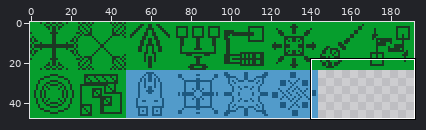
One commit to this sprite sheet: public/images/game/td/towers.png. The first picture is a wide view before the edit; the outline marks the close-up.
Close-up. Old version:
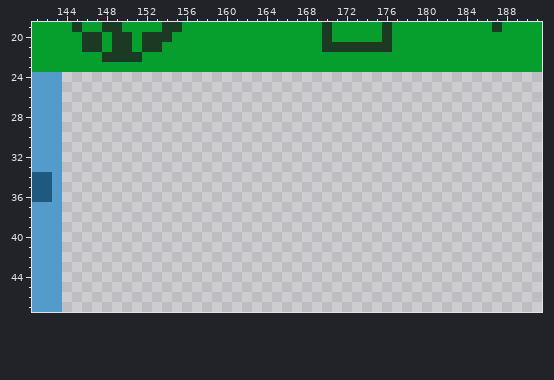
The file is 192x48 pixels. Shown: x 141..191, y 19..47.
New version:
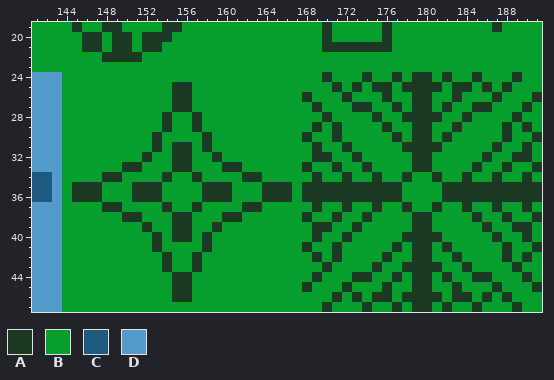
Palette (. is transparent): A #1c3923  B #069e2d  C #1e5980  D #529bca
Changes in this commit:
Changed rows in their new state; - is an unchanged pixel.
first column x 144:
24 BBBBBBBBBBBBBBBBBBBBBBBBBBABBBABBABAABABBABBBABB
25 BBBBBBBBBBBAABBBBBBBBBBBBBBABABAABAAAABAABABABBB
26 BBBBBBBBBBBAABBBBBBBBBBBABBBABBBABBAABBABBBABBBA
27 BBBBBBBBBBBAABBBBBBBBBBBBABBBAABBABAABABBAABBBAB
28 BBBBBBBBBBABBABBBBBBBBBBBBABBBBABBAAAABBABBBBABB
29 BBBBBBBBBBABBABBBBBBBBBBBABABBBBABBAABBABBBBABAB
30 BBBBBBBBBABBBBABBBBBBBBBABBABBBBBABAABABBBBBABBA
31 BBBBBBBBBABAABABBBBBBBBBBABBABBBBBAAAABBBBBABBAB
32 BBBBBBBBABBAABBABBBBBBBBBAABBABBBBBAABBBBBABBAAB
33 BBBBBBAABBBAABBBAABBBBBBABBABBABBBBAABBBBABBABBA
34 BBBBAABBBBABBABBBBAABBBBBABBABBABBABBABBABBABBAB
35 BAAABBBAAABBBBAAABBBAAABAAAAAAAAAABBBBAAAAAAAAAA
36 BAAABBBAAABBBBAAABBBAAABAAAAAAAAAABBBBAAAAAAAAAA
37 BBBBAABBBBABBABBBBAABBBBBABBABBABBABBABBABBABBAB
38 BBBBBBAABBBAABBBAABBBBBBABBABBABBBBAABBBBABBABBA
39 BBBBBBBBABBAABBABBBBBBBBBAABBABBBBBAABBBBBABBAAB
40 BBBBBBBBBABAABABBBBBBBBBBABBABBBBBAAAABBBBBABBAB
41 BBBBBBBBBABBBBABBBBBBBBBABBABBBBBABAABABBBBBABBA
42 BBBBBBBBBBABBABBBBBBBBBBBABABBBBABBAABBABBBBABAB
43 BBBBBBBBBBABBABBBBBBBBBBBBABBBBABBAAAABBABBBBABB
44 BBBBBBBBBBBAABBBBBBBBBBBBABBBAABBABAABABBAABBBAB
45 BBBBBBBBBBBAABBBBBBBBBBBABBBABBBABBAABBABBBABBBA
46 BBBBBBBBBBBAABBBBBBBBBBBBBBABABAABAAAABAABABABBB
47 BBBBBBBBBBBBBBBBBBBBBBBBBBABBBABBABAABABBABBBABB
Changed places in both close-ups, as pixel boxes (x1, y1, x2, y2):
added: (62, 72, 542, 312)
